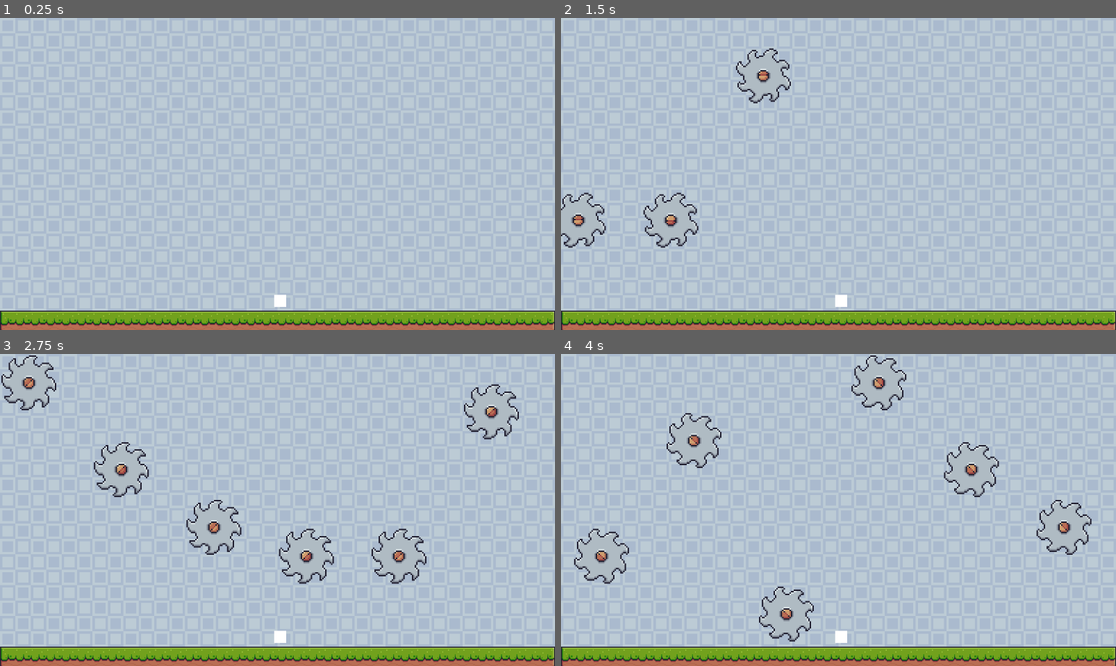
Above: before the commit, frames 1-4 (two rows, left to right).
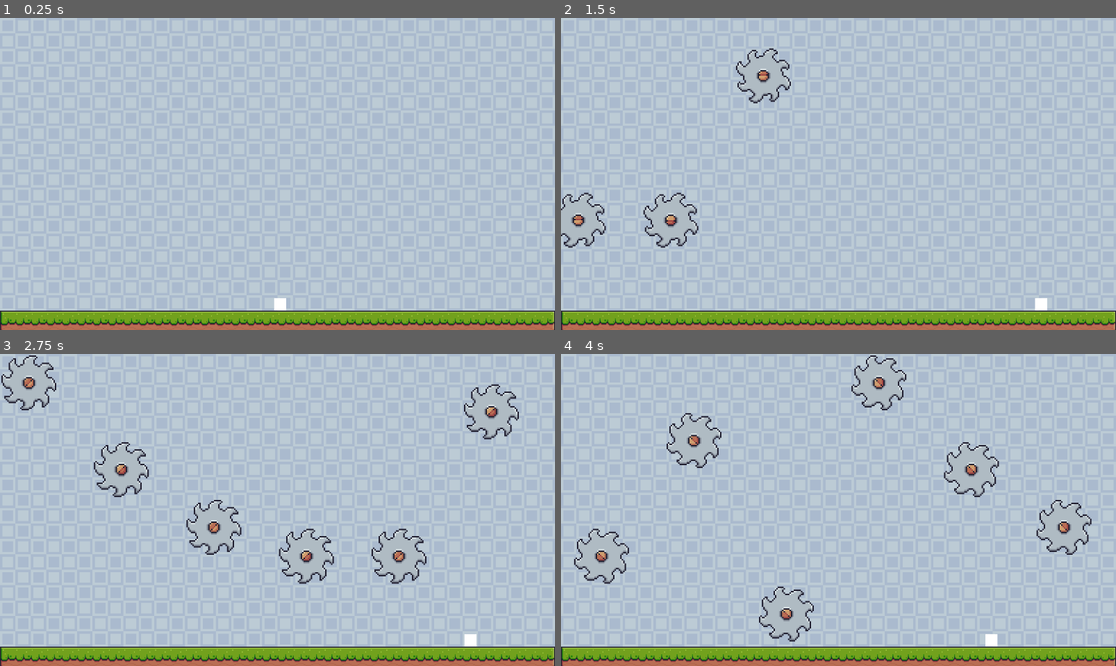
Above: after the commit, the same moments.

Repository: cpalomares01/object-dodging-game
Game: Godot game, scene res://scenes/main.tscn
Same seed, same stepped clock (60 frames per second), same inputs: the game is played once before the commit and once after it.
Inputs:
- Up to frame 1 (0.25 s): no input
- Up to frame 2 (1.5 s): tap Enter at 0.5 s; hold D (right) 0.53-1.28 s; hold A (left) from 1.28 s (still down)
- Up to frame 3 (2.75 s): release A (left) at 2.03 s; hold D (right) from 2.03 s (still down)
- Up to frame 4 (4 s): release D (right) at 3.53 s; hold A (left) from 3.53 s (still down)

The runs differ from the first frame. In frame 1, less than 0.1% of the frame differs, in the area x 49-52%, y 88-94%; in frame 2, 0.2%, in the area x 49-88%, y 88-94%; in frame 3, 0.2%; in frame 4, 0.2%.
Error before the commit: Parse Error: Expected end of statement after variable declaration, found "*" instead. (res://scripts/player.gd:13)

Commit message:
updated movement function, movement is now smoother.

Diff:
--- a/scripts/player.gd
+++ b/scripts/player.gd
@@ -1,8 +1,8 @@
 extends CharacterBody2D
 
-const MAX_SPEED = 600
-const ACCELERATION = 5000
-const FRICTION = 3000
+const MAX_SPEED = 300
+const ACCELERATION = 50
+const FRICTION = 20
 const JUMP_VELOCITY = -2000
 const GRAVITY = 5000
 
@@ -10,7 +10,13 @@
 var input = Vector2.ZERO
 
 func _physics_process(delta):
-	var input_direction: Vector2 * get_input()
+	var input_direction: Vector2 = get_input()
+
+	if input_direction != Vector2.ZERO:
+		accelerate(input_direction)
+	else:
+		decelerate()
+	player_movement(delta)
 
 	velocity.y += GRAVITY * delta
 	player_movement(delta)
